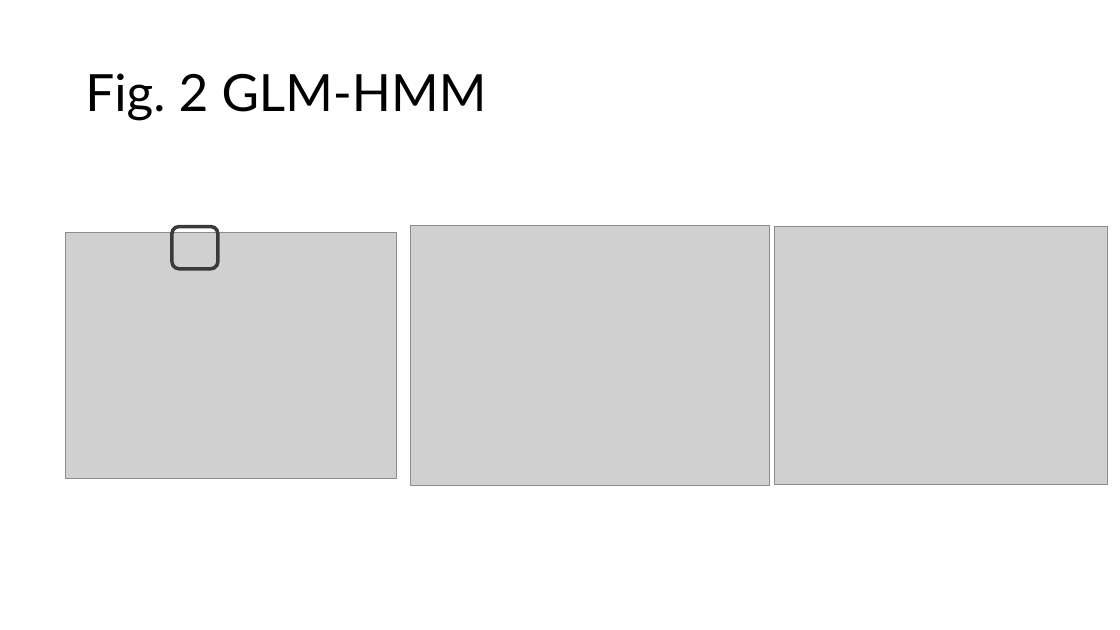
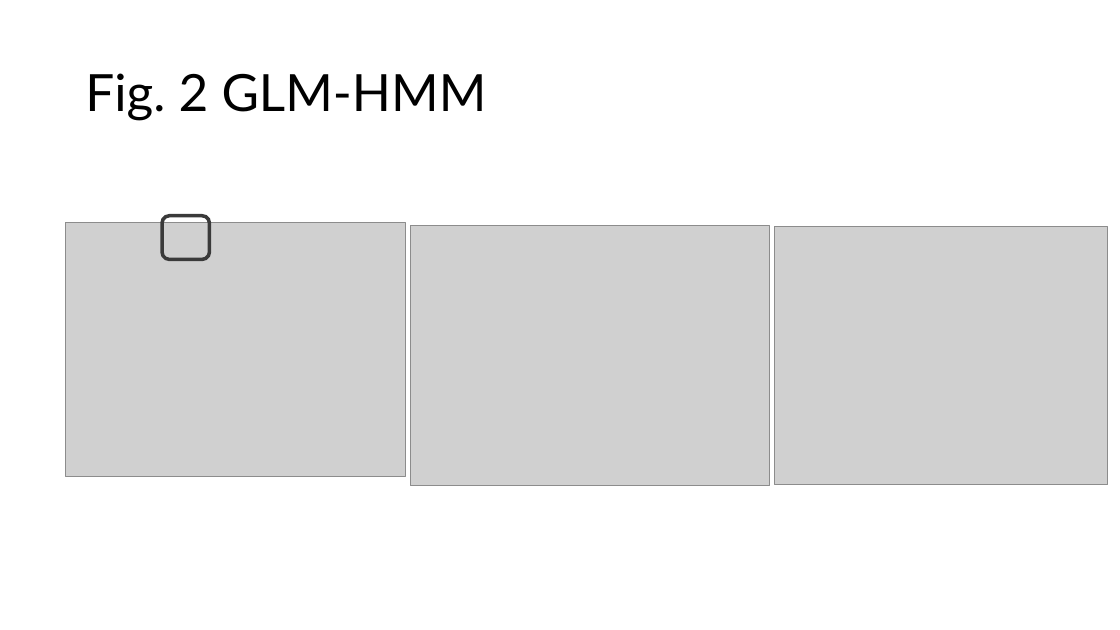
Before and after one commit to vaibrainium/prior-encoding-in-nhp-sc, a slide deck: slide 10 of dissemination/Prior encoding of Superior Colliculus in perceptual decision-making.pptx (slide 6 before the commit). Drawn at 1120x630 pixels with LibreOffice and Linux fonts; fonts in the diff are those of the drawing; grey boxes stand for pictures. Boxes give left, top, right and bottom in pixels: in the first picture for what was removed or moved away, otherwise in the second. Text is boxed around its words. In the diff, an @@ line names an element or a change of style, - is before the commit and + after.

```diff
--- a/dissemination/Prior encoding of Superior Colliculus in perceptual decision-making.pptx
+++ b/dissemination/Prior encoding of Superior Colliculus in perceptual decision-making.pptx
@@ picture: place and size @@
-picture at [66, 233, 397, 479]
+picture at [65, 223, 405, 476]
@@ rounded rectangle: place and size @@
-rounded rectangle at [172, 227, 218, 269]
+rounded rectangle at [162, 216, 209, 260]
```
Also in this commit, not shown: 6 slides added, 2 slides removed, 11 other files.
